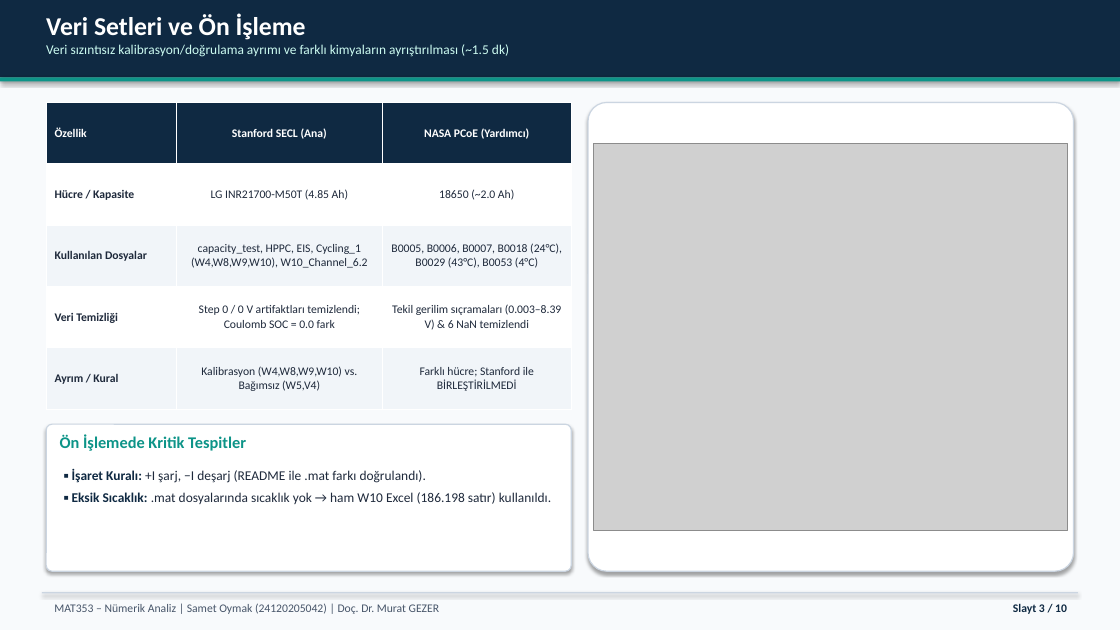
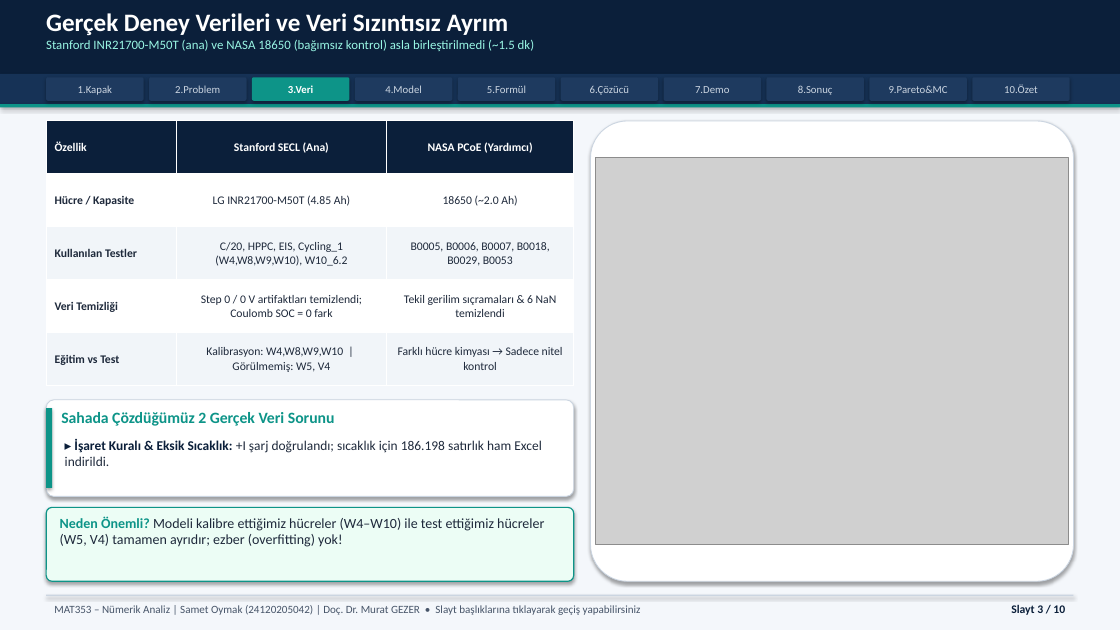
Before and after one commit to Sametoymak99/EV-Battery-Optimization, a slide deck: slide 3 of presentation/slides/MAT353_Sunum_Samet_Oymak.pptx. Drawn at 1120x630 pixels with LibreOffice and Linux fonts; fonts in the diff are those of the drawing; grey boxes stand for pictures. Boxes give left, top, right and bottom in pixels: in the first picture for what was removed or moved away, otherwise in the second. Text is boxed around its words. In the diff, an @@ line names an element or a change of style, - is before the commit and + after.

```diff
--- a/presentation/slides/MAT353_Sunum_Samet_Oymak.pptx
+++ b/presentation/slides/MAT353_Sunum_Samet_Oymak.pptx
@@ background #F8FAFC to #F4F7FB @@
@@ rectangle at (0,0,1120,74): fill #0F2942 to #0B1F3A @@
@@ text at (46,13,534,51): text changed; size 11.5 to 11 pt; text colour #CCFBF1 to #99F6E4 @@
-Veri Setleri ve Ön İşleme
-Veri sızıntısız kalibrasyon/doğrulama ayrımı ve farklı kimyaların ayrıştırılması (~1.5 dk)
+Gerçek Deney Verileri ve Veri Sızıntısız Ayrım
+Stanford INR21700-M50T (ana) ve NASA 18650 (bağımsız kontrol) asla birleştirilmedi (~1.5 dk)
@@ rectangle: place and size @@
-rectangle at (0,77,1120,82)
+rectangle at (0,74,1120,104)
@@ rectangle at (0,74,1120,104): fill #0D9488 to #163256 @@
@@ rounded rectangle added at (46,77,144,101), fill #1E3A5F, 9.2 pt, text #CBD5E1 @@
+1.Kapak
@@ rounded rectangle added at (149,77,246,101), fill #1E3A5F, 9.2 pt, text #CBD5E1 @@
+2.Problem
@@ rounded rectangle added at (252,77,350,101), fill #0D9488, 9.2 pt, text #FFFFFF, bold @@
+3.Veri
@@ rounded rectangle added at (355,77,452,101), fill #1E3A5F, 9.2 pt, text #CBD5E1 @@
+4.Model
@@ rounded rectangle added at (458,77,555,101), fill #1E3A5F, 9.2 pt, text #CBD5E1 @@
+5.Formül
@@ rounded rectangle added at (560,77,658,101), fill #1E3A5F, 9.2 pt, text #CBD5E1 @@
+6.Çözücü
@@ rounded rectangle added at (664,77,761,101), fill #1E3A5F, 9.2 pt, text #CBD5E1 @@
+7.Demo
@@ rounded rectangle added at (766,77,864,101), fill #1E3A5F, 9.2 pt, text #CBD5E1 @@
+8.Sonuç
@@ rounded rectangle added at (870,77,967,101), fill #1E3A5F, 9.2 pt, text #CBD5E1 @@
+9.Pareto&MC
@@ rounded rectangle added at (972,77,1070,101), fill #1E3A5F, 9.2 pt, text #CBD5E1 @@
+10.Özet
@@ rectangle added at (0,104,1120,108), fill #0D9488 @@
@@ table at (46,121,574,386) @@
-row 3: Kullanılan Dosyalar | capacity_test, HPPC, EIS, Cycling_1 (W4,W8,W9,W10), W10_Channel_6.2 | B0005, B0006, B0007, B0018 (24°C), B0029 (43°C), B0053 (4°C)
+row 3: Kullanılan Testler | C/20, HPPC, EIS, Cycling_1 (W4,W8,W9,W10), W10_6.2 | B0005, B0006, B0007, B0018, B0029, B0053
-row 4, column 2: Step 0 / 0 V artifaktları temizlendi; Coulomb SOC = 0.0 fark
+row 4, column 2: Step 0 / 0 V artifaktları temizlendi; Coulomb SOC = 0 fark
-row 4, column 3: Tekil gerilim sıçramaları (0.003–8.39 V) & 6 NaN temizlendi
+row 4, column 3: Tekil gerilim sıçramaları & 6 NaN temizlendi
-row 5: Ayrım / Kural | Kalibrasyon (W4,W8,W9,W10) vs. Bağımsız (W5,V4) | Farklı hücre; Stanford ile BİRLEŞTİRİLMEDİ
+row 5: Eğitim vs Test | Kalibrasyon: W4,W8,W9,W10 | Görülmemiş: W5, V4 | Farklı hücre kimyası → Sadece nitel kontrol
@@ fill #0F2942 to #0B1F3A in row 1 @@
@@ table: place and size @@
-table at (46,103,571,409)
+table at (46,121,574,386)
@@ rounded rectangle: place and size @@
-rounded rectangle at (588,103,1074,571)
+rounded rectangle at (591,121,1074,581)
@@ rounded rectangle at (591,121,1074,581): outline #CBD5E1 1 pt to #CBD5E1 0.75 pt; proportions changed @@
@@ picture: place and size @@
-picture at (594,143,1068,530)
+picture at (596,158,1069,545)
@@ rounded rectangle at (46,400,574,497): outline #CBD5E1 1 pt to #CBD5E1 0.75 pt; proportions changed @@
@@ rounded rectangle: place and size @@
-rounded rectangle at (46,424,571,571)
+rounded rectangle at (46,400,574,497)
@@ rectangle added at (46,408,52,488), fill #0D9488 @@
@@ text added at (61,412,335,426), 13.5 pt, text #0D9488, bold @@
+Sahada Çözdüğümüz 2 Gerçek Veri Sorunu
@@ text removed at (60,435,246,451) @@
-Ön İşlemede Kritik Tespitler
@@ text at (65,439,542,466): text changed @@
-▪ İşaret Kuralı: +I şarj, −I deşarj (README ile .mat farkı doğrulandı).
-▪ Eksik Sıcaklık: .mat dosyalarında sıcaklık yok → ham W10 Excel (186.198 satır) kullanıldı.
+▸ İşaret Kuralı & Eksik Sıcaklık: +I şarj doğrulandı; sıcaklık için 186.198 satırlık ham Excel indirildi.
@@ rounded rectangle added at (46,507,574,581), fill #ECFDF5, outline #0D9488 1 pt @@
@@ text added at (60,516,544,547), 12 pt, text #1E293B @@
+Neden Önemli? Modeli kalibre ettiğimiz hücreler (W4–W10) ile test ettiğimiz hücreler (W5, V4) tamamen ayrıdır; ezber (overfitting) yok!
@@ rectangle: place and size @@
-rectangle at (42,592,1078,593)
+rectangle at (46,595,1074,596)
@@ text "Slayt 3 / 10" at (1011,605,1065,615): text colour #0F2942 to #0B1F3A @@
@@ text at (54,605,641,615): text changed; size 10 to 9.5 pt @@
-MAT353 – Nümerik Analiz | Samet Oymak (24120205042) | Doç. Dr. Murat GEZER
+MAT353 – Nümerik Analiz | Samet Oymak (24120205042) | Doç. Dr. Murat GEZER • Slayt başlıklarına tıklayarak geçiş yapabilirsiniz
```
Also in this commit, not shown: 7 other slides changed, 2 slides added, 2 slides removed, 1 other file.
